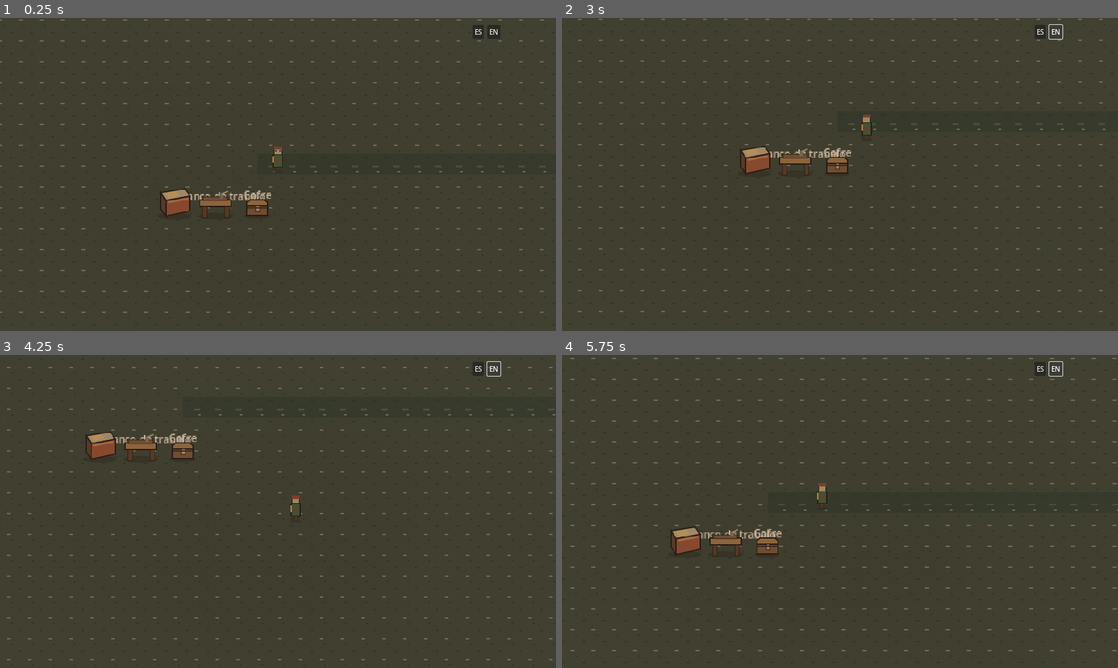
Above: before the commit, frames 1-4 (two rows, left to right).
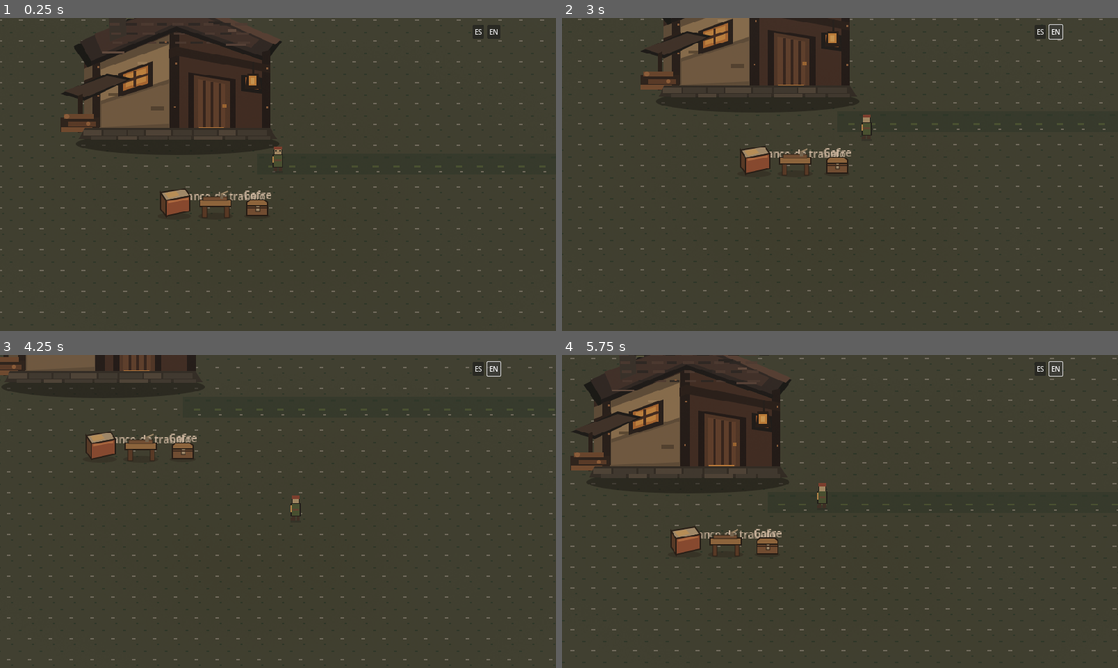
Above: after the commit, the same moments.

Repository: avarap/game1
Game: Godot game, scene res://main.tscn
The game is run twice, just before and just after one commit, with the same random seed, the same clock (stepped at 60 frames per second) and the same inputs.
Inputs:
- Up to frame 1 (0.25 s): no input
- Up to frame 2 (3 s): click "ES" at 0.5 s; click "EN" at 1.25 s; tap Enter at 2 s; hold D (move_right) 2.03-2.78 s; hold E (interact) 2.03-2.78 s; hold S (move_down) from 2.78 s (still down); tap E (interact) at 2.85 s
- Up to frame 3 (4.25 s): release S (move_down) at 3.53 s; hold D (move_right) from 3.53 s (still down); hold E (interact) from 3.53 s (still down)
- Up to frame 4 (5.75 s): release D (move_right) at 4.28 s; release E (interact) at 4.28 s; hold W (move_up) 4.28-5.03 s; tap E (interact) at 4.35 s; hold A (move_left) from 5.03 s (still down); hold E (interact) from 5.03 s (still down)

The runs differ from the first frame. In frame 1, 7.1% of the frame differs, in the area x 10-51%, y 0-41%; in frame 2, 5.6%; in frame 3, 1.5%; in frame 4, 7.2%, in the area x 1-42%, y 0-42%.

Commit message:
feat(world): add cemetery workshop visual anchor

Diff:
--- a/world/maps/cemetery/cemetery_map.tscn
+++ b/world/maps/cemetery/cemetery_map.tscn
@@ -52,6 +52,9 @@
 script = ExtResource("2_navigation")
 
 [node name="WorkshopArea" type="Node2D" parent="."]
+
+[node name="BuildingVisualAnchor" type="Marker2D" parent="WorkshopArea"]
+position = Vector2(384, 576)
 
 [node name="Workbench" parent="WorkshopArea" instance=ExtResource("3_workbench")]
 position = Vector2(448, 704)
